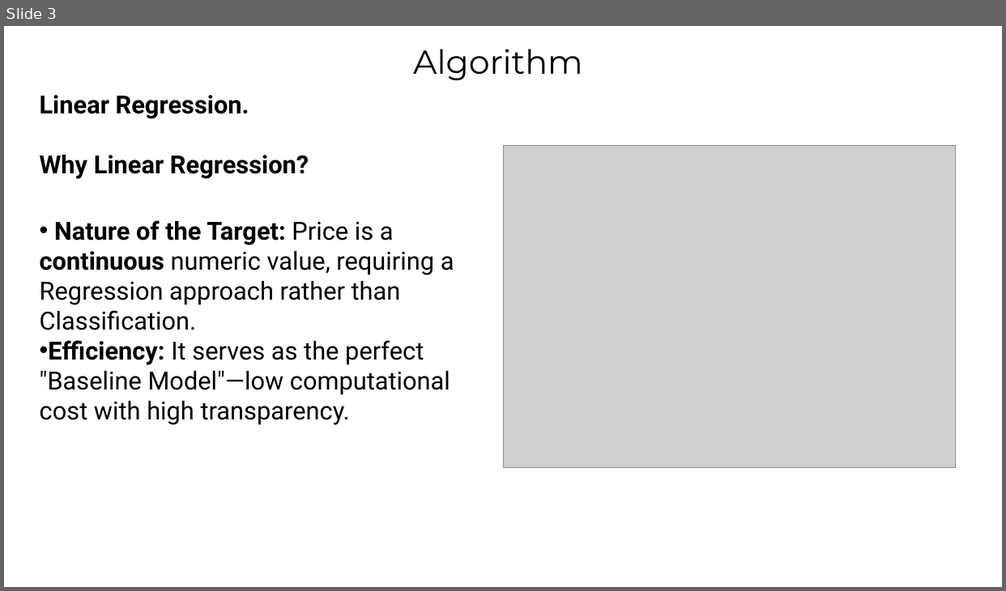
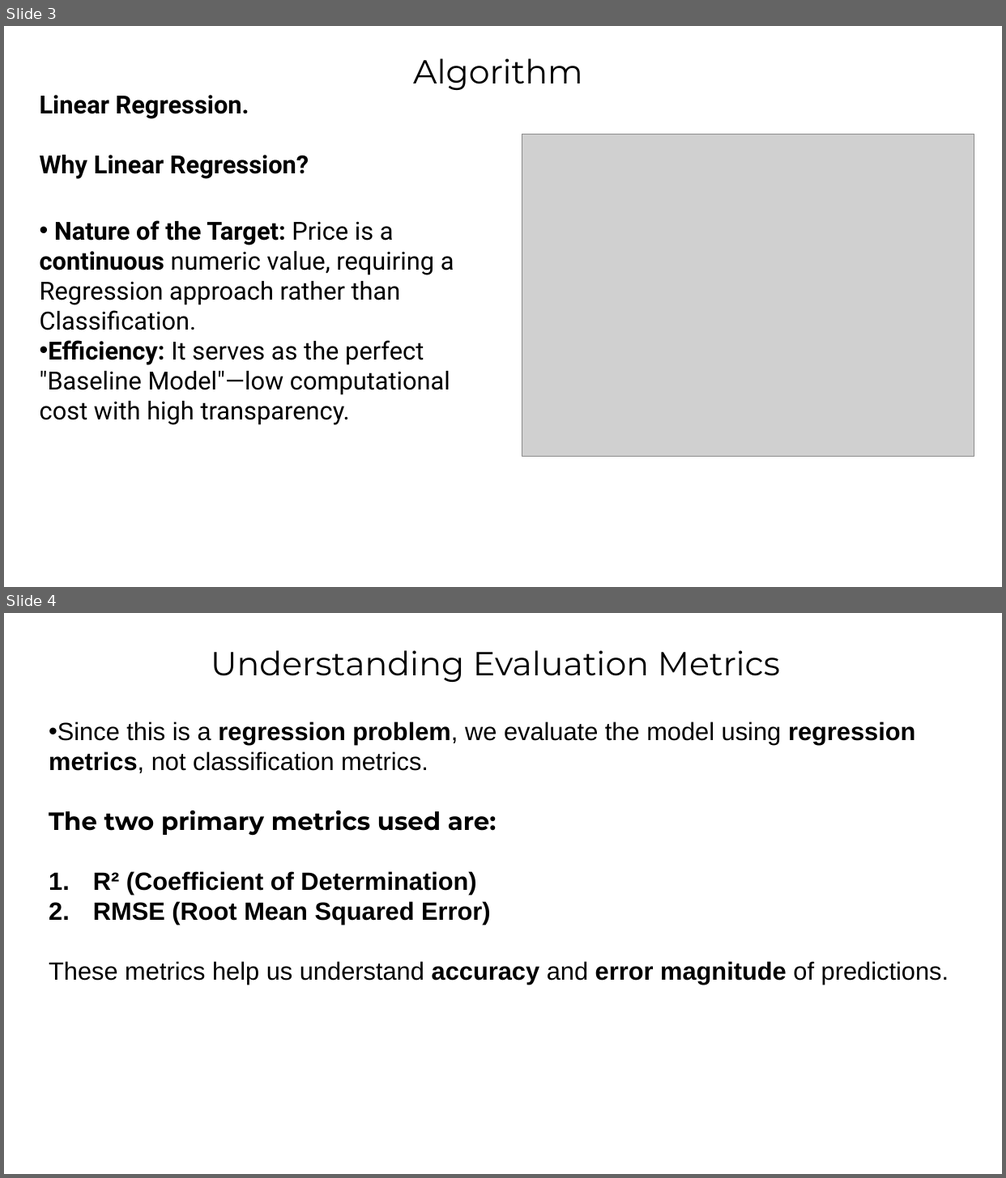
Before and after one commit to RealHaroon/Artificial-Intelligence-Labs, a slide deck: House Price Predictor/House Price Predictor.pptx. Shown one above the other, each under a label of ours: slide 3 before the commit, slides 3 and 4 after it. The pictures are 1006x591 and 1006x1178 pixels, drawn with LibreOffice and Linux fonts; fonts in the diff are those of the drawing; grey boxes stand for pictures; background and template pictures are left out. Boxes give left, top, right and bottom in pixels: in the first picture for what was removed or moved away, otherwise in the second. Text is boxed around its words. In the diff, an @@ line names an element or a change of style, - is before the commit and + after.

```diff
--- a/House Price Predictor/House Price Predictor.pptx
+++ b/House Price Predictor/House Price Predictor.pptx
@@ slide 4 added at bbox=[4, 613, 1002, 1174], background #FFFFFF @@
@@ text added at bbox=[211, 650, 780, 682], 32 pt, text #000000 @@
+Understanding Evaluation Metrics
@@ text added at bbox=[49, 722, 948, 985], 24 pt, text #000000, bold @@
+• Since this is a regression problem, we evaluate the model using regression metrics, not classification metrics.
+The two primary metrics used are:
+1. R² (Coefficient of Determination)
+2. RMSE (Root Mean Squared Error)
+These metrics help us understand accuracy and error magnitude of predictions.
@@ slide 3 changed as well @@
@@ text "Algorithm": place and size @@
-text "Algorithm" at bbox=[413, 49, 583, 80]
+text "Algorithm" at bbox=[413, 58, 583, 90]
@@ picture: place and size @@
-picture at bbox=[503, 146, 957, 467]
+picture at bbox=[522, 135, 975, 456]
```
Also in this commit, not shown: 2 other slides changed, 4 other slides added, 1 slide removed, 10 other files.
